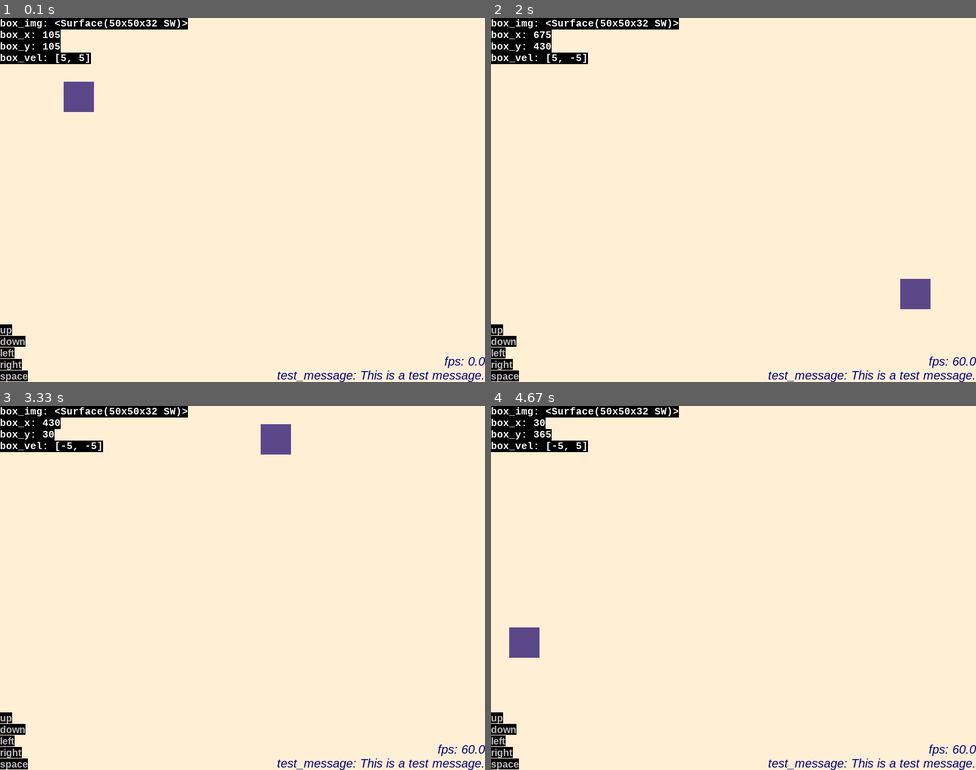
Above: before the commit, frames 1-4 (two rows, left to right).
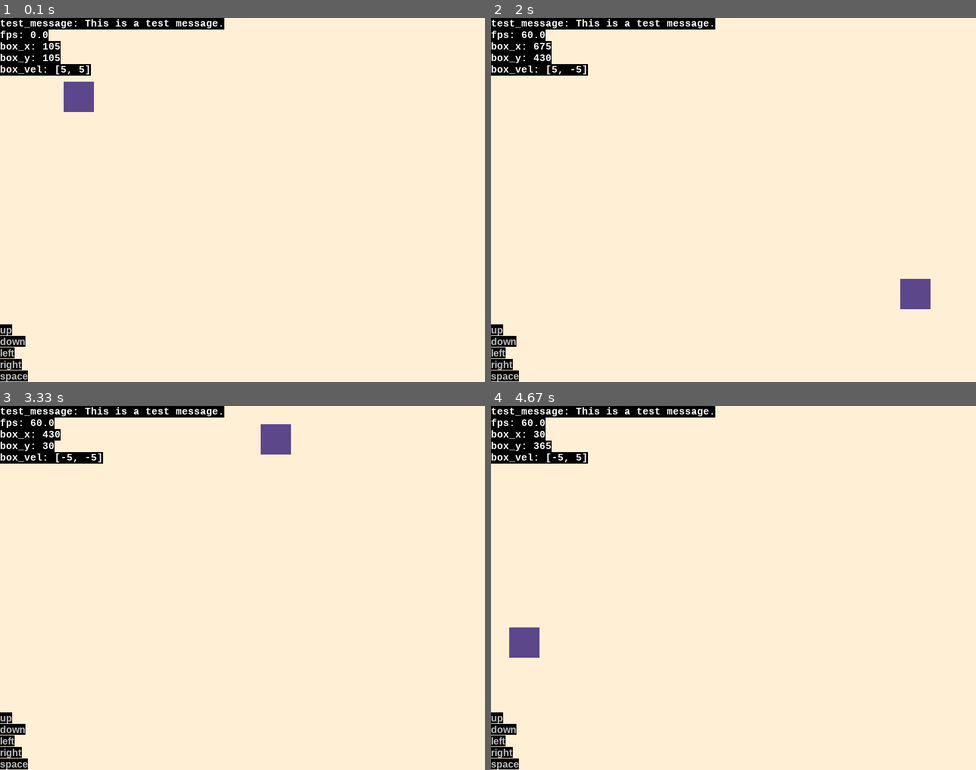
Above: after the commit, the same moments.

Repository: joshjaysalazar/pygame-utility-pack
Game: pygame game, started from examples/debug_example.py
Same seed, same stepped clock (60 frames per second), same inputs: the game is played once before the commit and once after it.
Inputs:
- Up to frame 1 (0.1 s): no input
- Up to frame 2 (2 s): tap V at 0.33, 1.67 s
- Up to frame 3 (3.33 s): no input
- Up to frame 4 (4.67 s): no input

The runs differ from the first frame. In frame 1, 2.1% of the frame differs, in the area x 0-100%, y 0-100%; in frame 2, 2.3%; in frame 3, 2.4%; in frame 4, 2.2%.

Commit message:
Removed redundant debug overlay

Diff:
--- a/examples/debug_example.py
+++ b/examples/debug_example.py
@@ -30,17 +30,25 @@
 
         # Initialize overlays
         self.debug_overlay = DebugOverlay(self.screen)
-        expected_inputs = [
-            pygame.K_UP,
-            pygame.K_DOWN,
-            pygame.K_LEFT,
-            pygame.K_RIGHT,
-            pygame.K_SPACE,
-        ]
         self.input_overlay = InputOverlay(
             self.screen,
-            expected_inputs=expected_inputs
+            expected_inputs=[
+                pygame.K_UP,
+                pygame.K_DOWN,
+                pygame.K_LEFT,
+                pygame.K_RIGHT,
+                pygame.K_SPACE
+            ]
         )
+
+        # Set overlay fonts (debug_overlay uses default font)
+        self.input_overlay.set_font(
+                name="Arial",
+                size=16,
+                bold=True,
+                italic=False,
+                color="yellow"
+            )
 
         # Create a Box instance
         self.sprite = Box(100, 100, 5, 5, 50, 50, "mediumpurple4")
@@ -73,44 +81,18 @@
             self.sprite.update()
             self.screen.blit(self.sprite.image, self.sprite.rect)
 
-            # Draw the top-left debug overlay
-            self.debug_overlay.set_font(
-                name="Courier New",
-                size=16,
-                bold=True,
-                italic=False,
-                color="white"
-            )
+            # Draw the debug overlay in the top-left corner
             self.debug_overlay.draw(
-                box_img=self.sprite.image,
+                position="topleft",
+                background_enabled=True,
+                test_message="This is a test message.",
+                fps=round(self.clock.get_fps(), 2),
                 box_x=self.sprite.rect.x,
                 box_y=self.sprite.rect.y,
                 box_vel=self.sprite.velocity
             )
 
-            # Draw the bottom-right debug overlay
-            self.debug_overlay.set_font(
-                name="Arial",
-                size=20,
-                bold=False,
-                italic=True,
-                color="navy"
-            )
-            self.debug_overlay.draw(
-                position="bottomright",
-                background_enabled=False,
-                fps=round(self.clock.get_fps(), 2),
-                test_message="This is a test message."
-            )
-
             # Draw the input overlay in the bottom-left corner
-            self.input_overlay.set_font(
-                name="Arial",
-                size=16,
-                bold=True,
-                italic=False,
-                color="yellow"
-            )
             self.input_overlay.draw(position="bottomleft")
 
             # Update the display and limit the framerate
